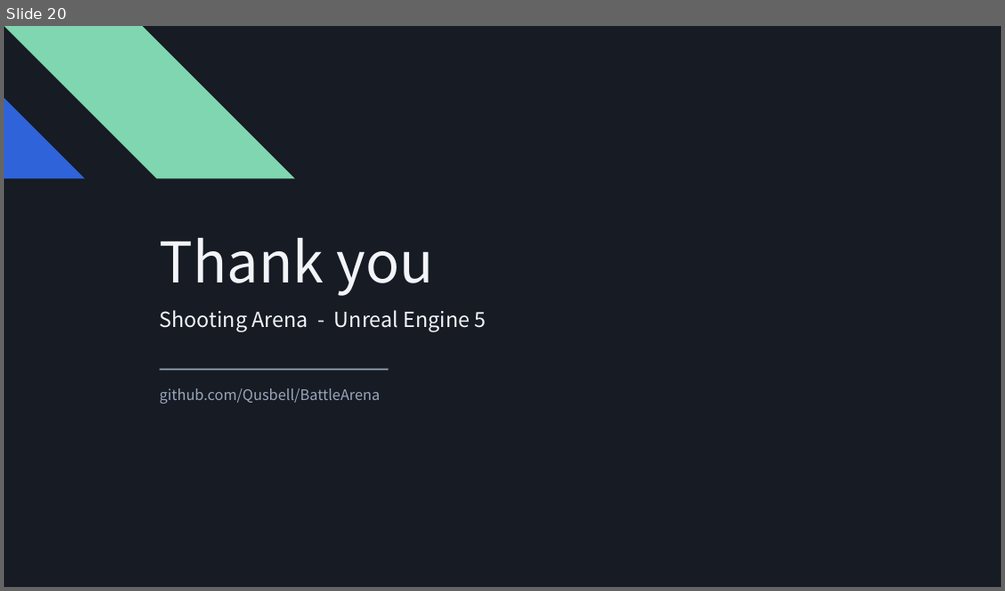
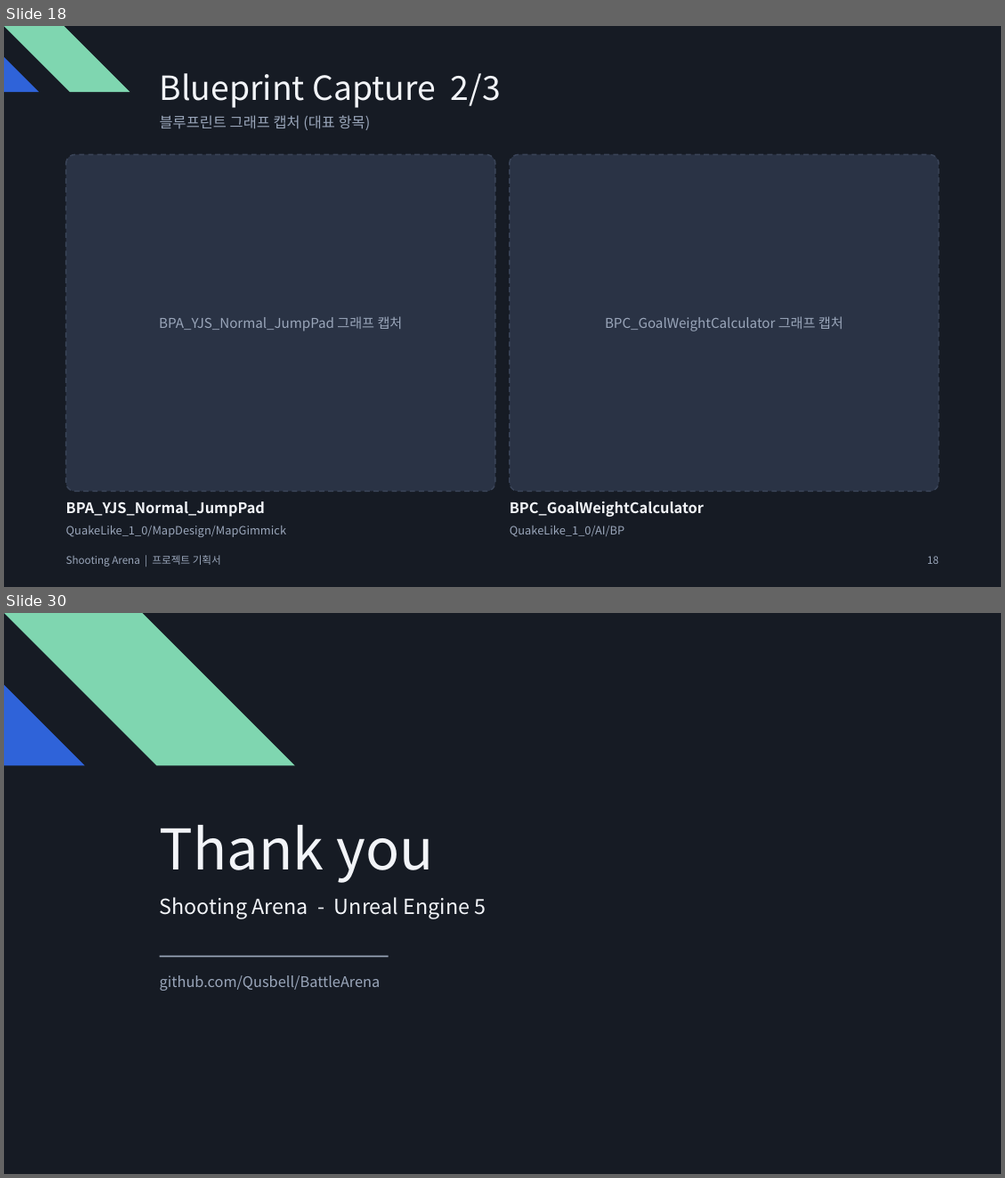
Before and after one commit to Qusbell/BattleArena, a slide deck: Submission/ShootingArena_Project_Plan.pptx. Shown one above the other, each under a label of ours: slide 20 before the commit, slides 18 and 30 after it; the slides between them are not shown. The pictures are 1005x591 and 1005x1178 pixels, drawn with LibreOffice and Linux fonts; fonts in the diff are those of the drawing. Boxes give left, top, right and bottom in pixels: in the first picture for what was removed or moved away, otherwise in the second. Text is boxed around its words. In the diff, an @@ line names an element or a change of style, - is before the commit and + after.

```diff
--- a/Submission/ShootingArena_Project_Plan.pptx
+++ b/Submission/ShootingArena_Project_Plan.pptx
@@ slide 18 added at (4,26,1001,587), background #161B24 @@
@@ freeform shape added at (4,26,129,92), fill #7FD6B0 @@
@@ freeform shape added at (4,57,39,93), fill #2F63D9 @@
@@ text added at (160,73,501,108), 32 pt, text #F2F4F8 @@
+Blueprint Capture 2/3
@@ text added at (160,115,371,130), 14 pt, text #9AA6BA @@
+블루프린트 그래프 캡처 (대표 항목)
@@ rounded rectangle added at (66,155,495,491), fill #2A3345, outline #3A4458 1.25 pt dashed @@
@@ rounded rectangle added at (510,155,938,491), fill #2A3345, outline #3A4458 1.25 pt dashed @@
@@ text added at (159,316,403,331), 13 pt, text #9AA6BA @@
+BPA_YJS_Normal_JumpPad 그래프 캡처
@@ text added at (605,316,843,331), 13 pt, text #9AA6BA @@
+BPC_GoalWeightCalculator 그래프 캡처
@@ text added at (66,501,265,516), 14 pt, text #F2F4F8, bold @@
+BPA_YJS_Normal_JumpPad
@@ text added at (510,501,704,516), 14 pt, text #F2F4F8, bold @@
+BPC_GoalWeightCalculator
@@ text added at (66,525,286,537), 11 pt, text #9AA6BA @@
+QuakeLike_1_0/MapDesign/MapGimmick
@@ text added at (510,525,624,537), 11 pt, text #9AA6BA @@
+QuakeLike_1_0/AI/BP
@@ text added at (66,555,221,566), 10 pt, text #9AA6BA @@
+Shooting Arena | 프로젝트 기획서
@@ text added at (927,556,938,564), 10 pt, text #9AA6BA @@
+18
@@ what was slide 20 is now slide 30 @@
```
Also in this commit, not shown: 15 slides changed, 12 other slides added, 3 slides removed.
